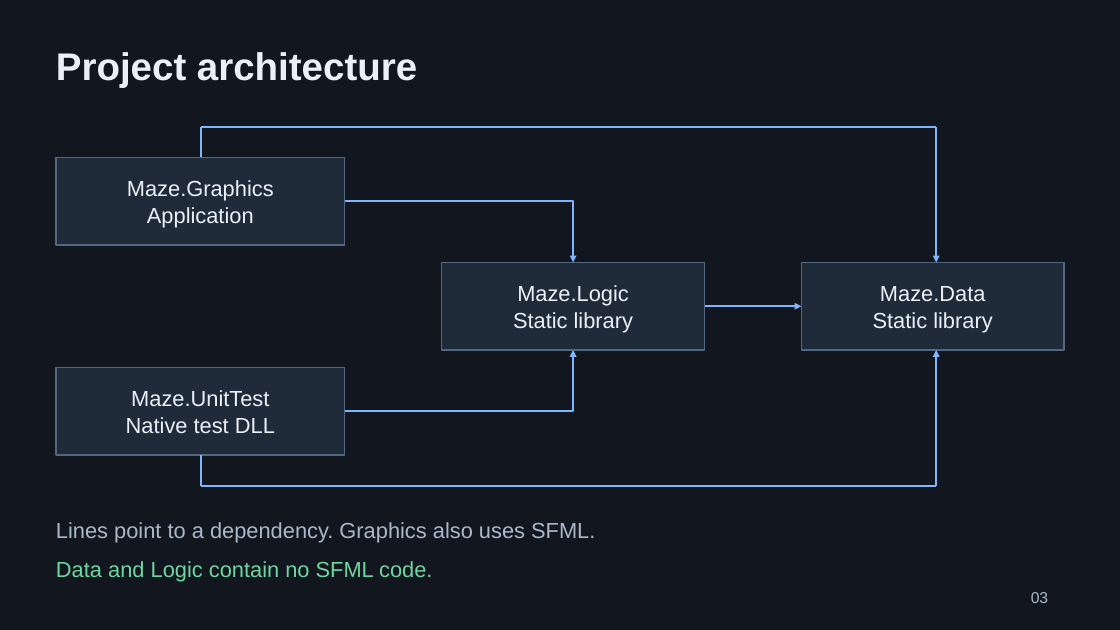
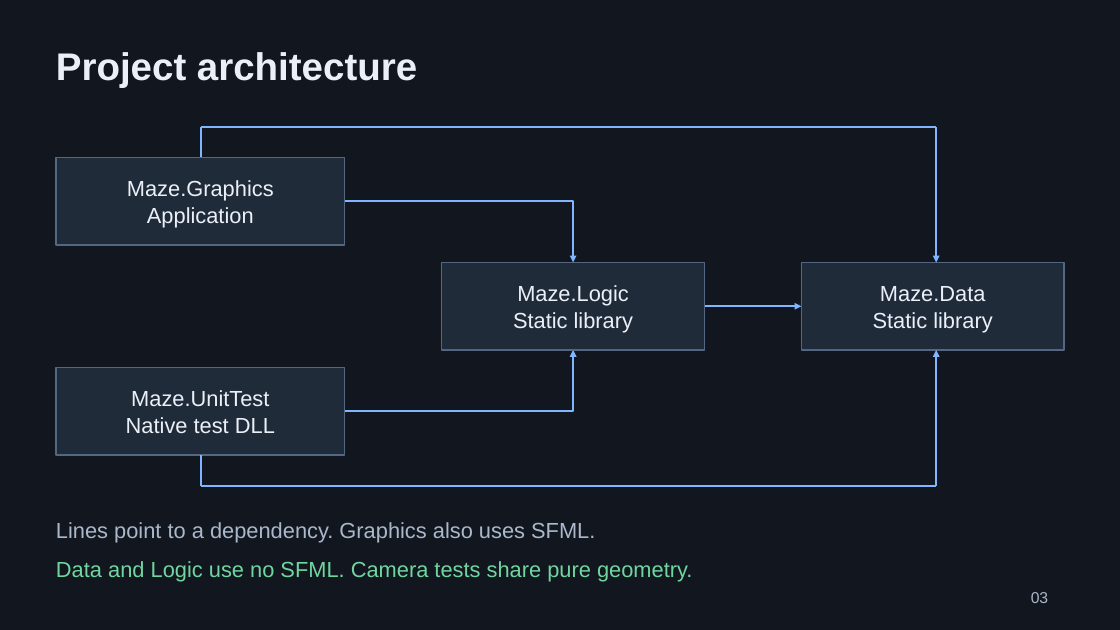
Before and after one commit to RMKolibarov24/NXRP, a slide deck: slide 3 of docs/NXRP_Defense.pptx. Drawn at 1120x630 pixels with LibreOffice and Linux fonts; fonts in the diff are those of the drawing. Boxes give left, top, right and bottom in pixels: in the first picture for what was removed or moved away, otherwise in the second. Text is boxed around its words. In the diff, an @@ line names an element or a change of style, - is before the commit and + after.

```diff
--- a/docs/NXRP_Defense.pptx
+++ b/docs/NXRP_Defense.pptx
@@ text at [56,561,692,582]: text changed @@
-Data and Logic contain no SFML code.
+Data and Logic use no SFML. Camera tests share pure geometry.
```
Also in this commit, not shown: 8 other slides changed, 1 slide added, 1 slide removed, 5 other files.
